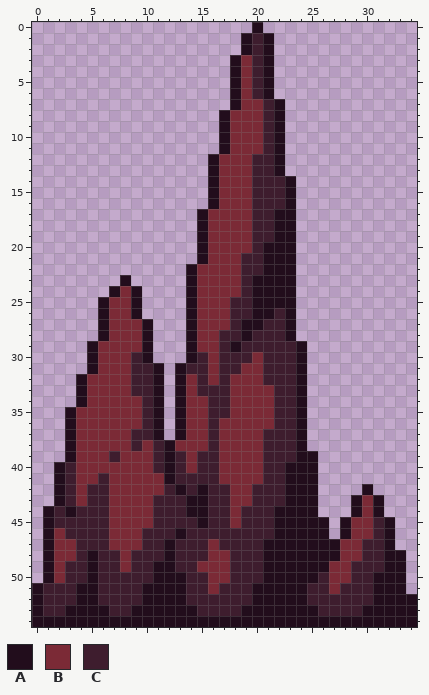
File history of a pixel-art sprite, Assets/Art/Traps/stalagmites/stalagmite4.png. Above is the file before it was changed.
The file is 35x55 pixels. Colours within 5 levels of each other are drawn and written as one.
Palette (. is transparent): A #220d1c  B #7b2a36  C #3e1d2e
After:
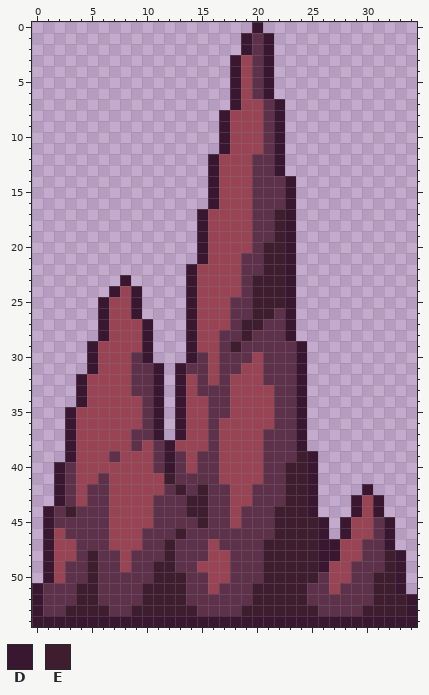
Colours new in this view: D #391730  E #3e1d2e
What changed:
Colour B changes from #7b2a36 to #994454.
Colour C changes from #3e1d2e to #5e314a.
Colour D replaces colour A in row 0 at x 20; in rows 1 to 2 at x 19 and 21; in rows 3 to 6 at x 18 and 21; in row 7 at x 18 and 22; in rows 8 to 11 at x 17 and 22; in rows 12 to 13 at x 16 and 22.
Colour D replaces colour A in rows 14 to 16 at x 16 and 23; in rows 17 to 21 at x 15 and 23; in row 22 at x 14 and 23; in row 23 at x 8, 14 and 23; in row 24 at x 7, 9, 14 and 23; in rows 25 to 26 at x 6, 9, 14 and 23.
Colour D replaces colour A in rows 27 to 28 at x 6, 10, 14 and 23; in rows 29 to 30 at x 5, 10, 14 and 24; in row 31 at x 5, 11, 13 and 24; in rows 32 to 34 at x 4, 11, 13 and 24; in rows 35 to 37 at x 3, 11, 13 and 24; in row 38 at x 3, 12 and 24.
Colour D replaces colour A in row 39 at x 3, 12 and 25; in row 40 at x 2, 12 and 25; in row 41 at x 2 and 25; in row 42 at x 2, 25 and 30; in row 43 at x 2, 25, 29 and 31; in row 44 at x 1, 25, 29 and 31.
Colour D replaces colour A in rows 45 to 46 at x 1, 26, 28 and 32; in row 47 at x 1, 26 to 27 and 32; in row 48 at x 1, 26 to 27 and 33; in row 49 at x 1, 26 and 33; in row 50 at x 1 and 33; in row 51 at x 0 and 33.
Colour D replaces colour A in rows 52 to 53 at x 0 and 34; in row 54 at x 0 to 34.
Colour E replaces colour A in rows 17 to 19 at x 22; in rows 20 to 22 at x 21 to 22; in rows 23 to 25 at x 20 to 22; in row 26 at x 20 to 21; in row 27 at x 19 to 20; in row 28 at x 19.
Colour E replaces colour A in row 29 at x 18; in row 39 at x 24; in row 40 at x 23 to 24; in row 41 at x 12 and 23 to 24; in row 42 at x 13, 15 and 23 to 24; in row 43 at x 14 to 15 and 23 to 24.
Colour E replaces colour A in row 44 at x 3, 14 to 15 and 22 to 24; in row 45 at x 15 and 22 to 25; in row 46 at x 13 and 22 to 25; in row 47 at x 12 and 21 to 25; in row 48 at x 5, 12, 21 to 25 and 32; in row 49 at x 5, 11 to 12, 21 to 25 and 32.
Colour E replaces colour A in row 50 at x 5, 11 to 13, 21 to 25 and 31 to 32; in row 51 at x 4 to 5, 10 to 13, 20 to 24 and 31 to 32; in row 52 at x 4 to 5, 10 to 13, 20 to 24 and 31 to 33; in row 53 at x 3 to 6, 9 to 14, 19 to 25 and 30 to 33.
Where, in picture pixels (left, top, right, bottom), the same in both pictures:
changed: (32, 22, 417, 627)
